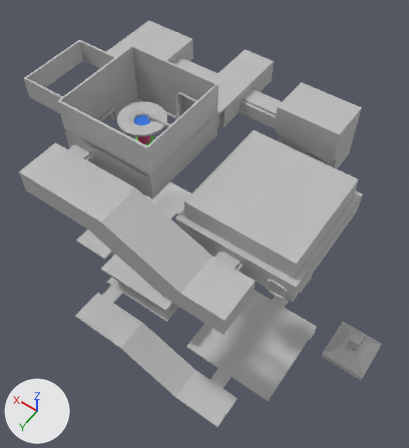
What one commit did to the FBX model Assets/Models/TexturedWhitebox.fbx.
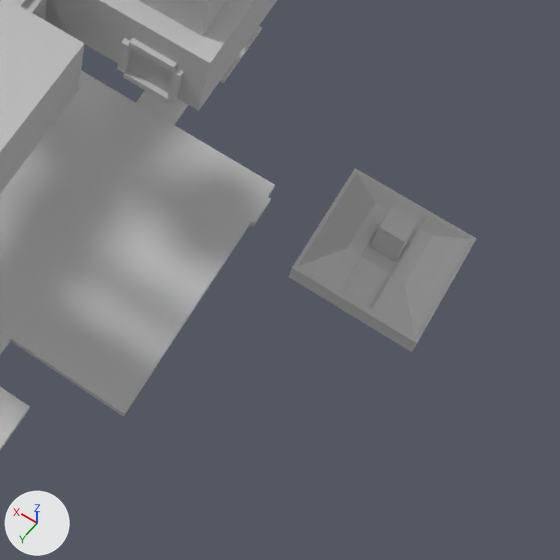
Each version appears first whole from a 50 mm camera at (-23.2, 58.0, 73.0) aimed at (16.0, 3.1, -13.3), and next in a close-up on the part from 56% to 100% of the width and 60% to 100% of the height. The axes (+X, +Y, +Z) are drawn at lower left. The lights are the same throughout. Where no turn or scale is listed for an object, it has been applied to the vertices. Vertices at the same position are counted once.

The older version as bpy lines, for what is in view:
```python
me_untitled_039 = bpy.data.meshes.new('Untitled.039')
me_untitled_039.from_pydata(...)  # 84 vertices, 75 faces; spans x -7.2..14.8, y -44.5..-22.5, z -2.0..2.0
me_untitled_039.materials.append(mat_lambert1)  # grey #bcbcbc
me_untitled_068 = bpy.data.meshes.new('Untitled.068')
me_untitled_068.from_pydata(...)  # 529 vertices, 462 faces; spans x -8.7..45.6, y -21.8..25.1, z -2.5..9.8
# faces by material slot: [410, 52]
me_untitled_068.materials.append(mat_lambert1)  # grey #bcbcbc
me_untitled_068.materials.append(mat_material_003)  # red #e7274d
me_untitled_072 = bpy.data.meshes.new('Untitled.072')
me_untitled_072.from_pydata(...)  # 102 vertices, 88 faces; spans x -4.12..4.11, y -0.41..7.82, z -2.98..2.21
me_untitled_072.materials.append(mat_lambert1)  # grey #bcbcbc
ob_floor = bpy.data.objects.new('Floor', me_untitled_068)
ob_floor.location = (0.0, -0.09, -41.47)
ob_shrine = bpy.data.objects.new('Shrine', me_untitled_072)
ob_shrine.location = (-18.34, 0.0, -23.23)
ob_shrine_room = bpy.data.objects.new('Shrine_Room', me_untitled_039)
ob_shrine_room.location = (-1.43, 37.32, 0.0)
# also in view: 'Shrine_Roof_01' at (2.3, 3.9, 3.3); 'Shrine_Balcony_01' at (2.3, 3.9, 2.2); 'Tunnel_05' at (-5.8, 14.6, -0.8); 'Ramp_Roof' at (16.1, 21.4, 5.2); 'Ramp_Room' at (16.1, 21.3, 3.1)
```
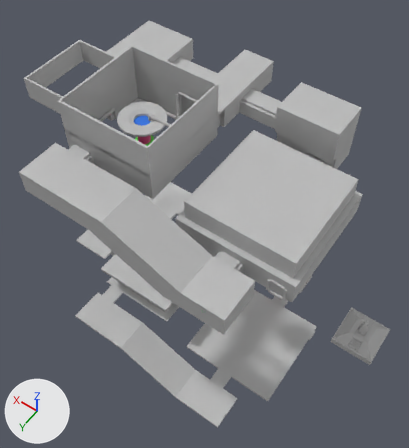
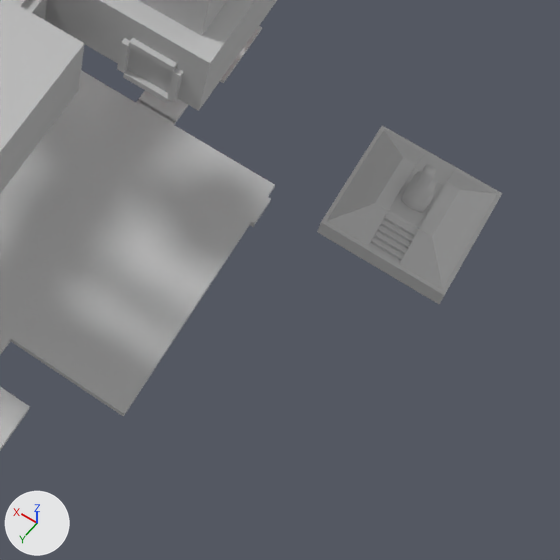
What differs and where, as boxes (x1, y1, x2, y2) in the close-ups (560 x 560 px; the box of a moved part takes in the faces that stretch with it):
'Shrine', reshaped
    before: (289, 168, 477, 352)
    after: (317, 126, 502, 304)
part 1 of me_untitled_072, moved or reshaped
    before: (396, 199, 427, 219)
    after: (422, 155, 453, 174)
part 2 of me_untitled_072, moved or reshaped
    before: (394, 201, 425, 221)
    after: (421, 158, 452, 176)
part 3 of me_untitled_072, moved or reshaped
    before: (392, 204, 424, 223)
    after: (419, 159, 450, 178)
part 4 of me_untitled_072, moved or reshaped
    before: (391, 206, 422, 226)
    after: (417, 162, 449, 181)
part 5 of me_untitled_072, moved or reshaped
    before: (387, 209, 420, 230)
    after: (415, 164, 447, 185)
part 6 of me_untitled_072, added
    after: (371, 237, 404, 260)
part 7 of me_untitled_072, added
    after: (374, 231, 408, 254)
part 8 of me_untitled_072, added
    after: (377, 225, 411, 248)
part 9 of me_untitled_072, added
    after: (381, 219, 414, 242)
part 10 of me_untitled_072, added
    after: (384, 213, 418, 237)
part 11 of me_untitled_072, rebuilt
    before: (289, 168, 477, 352)
    after: (317, 126, 502, 304)
part 12 of me_untitled_072, added
    after: (401, 164, 437, 213)
part 13 of me_untitled_072, deleted
    before: (370, 206, 417, 262)

Diff of the bpy script that builds the scene:
```diff
--- a/Assets/Models/TexturedWhitebox.fbx.py
+++ b/Assets/Models/TexturedWhitebox.fbx.py
@@ me_untitled_072 @@
 # used by ob_shrine; location = (-18.34, 0.0, -23.23)
-me_untitled_072.from_pydata(...)  # 102 vertices, 88 faces; spans x -4.12..4.11, y -0.41..7.82, z -2.98..2.21
+me_untitled_072.from_pydata(...)  # 197 vertices, 172 faces; spans x -4.12..4.11, y -4.14..4.14, z -2.98..3.07
+# me_untitled_072 part 1: the loose piece of 8 vertices spanning x -1.16..1.16, y 0.14..0.58, z -1.86..-1.43 is moved by (0.0, -3.73, 0.0)
+# me_untitled_072 part 2: the loose piece of 8 vertices spanning x -1.16..1.16, y 0.48..0.92, z -1.63..-1.2 is moved by (0.0, -3.73, 0.0)
+# me_untitled_072 part 3: the loose piece of 8 vertices spanning x -1.16..1.16, y 0.83..1.26, z -1.4..-0.96 is moved by (0.0, -3.73, 0.0)
+# me_untitled_072 part 4: the loose piece of 8 vertices spanning x -1.16..1.16, y 1.16..1.6, z -1.17..-0.74 is moved by (0.0, -3.73, 0.0)
+# me_untitled_072 part 5: the loose piece of 8 vertices spanning x -1.15..1.16, y 1.48..1.92, z -0.94..-0.5 is moved by (0.0, -3.73, 0.0)
+# me_untitled_072 part 6: a new loose piece, a box spanning x -1.16..1.16, y 3.16..3.59, z -1.86..-1.43, in mat_lambert1 (grey #bcbcbc)
+# me_untitled_072 part 7: a new loose piece, a box spanning x -1.16..1.16, y 2.82..3.25, z -1.63..-1.2, in mat_lambert1 (grey #bcbcbc)
+# me_untitled_072 part 8: a new loose piece, a box spanning x -1.16..1.16, y 2.47..2.91, z -1.4..-0.96, in mat_lambert1 (grey #bcbcbc)
+# me_untitled_072 part 9: a new loose piece, a box spanning x -1.16..1.16, y 2.14..2.57, z -1.17..-0.74, in mat_lambert1 (grey #bcbcbc)
+# me_untitled_072 part 10: a new loose piece, a box spanning x -1.15..1.16, y 1.82..2.25, z -0.94..-0.5, in mat_lambert1 (grey #bcbcbc)
+# me_untitled_072 part 11: the loose piece of 50 vertices spanning x -4.12..4.11, y -0.41..7.82, z -2.98..-0.17 is rebuilt with 66 vertices and now spans x -4.12..4.11, y -4.14..4.14, z -2.98..-0.17
+# me_untitled_072 part 12: a new loose piece of 51 vertices spanning x -0.83..0.83, y -0.84..0.84, z -0.52..3.07, in mat_lambert1 (grey #bcbcbc)
+# me_untitled_072 part 13: the loose piece of 12 vertices spanning x -0.83..0.82, y 2.9..4.55, z -0.52..2.21 is deleted
 me_untitled_072.materials.append(mat_lambert1)
```
